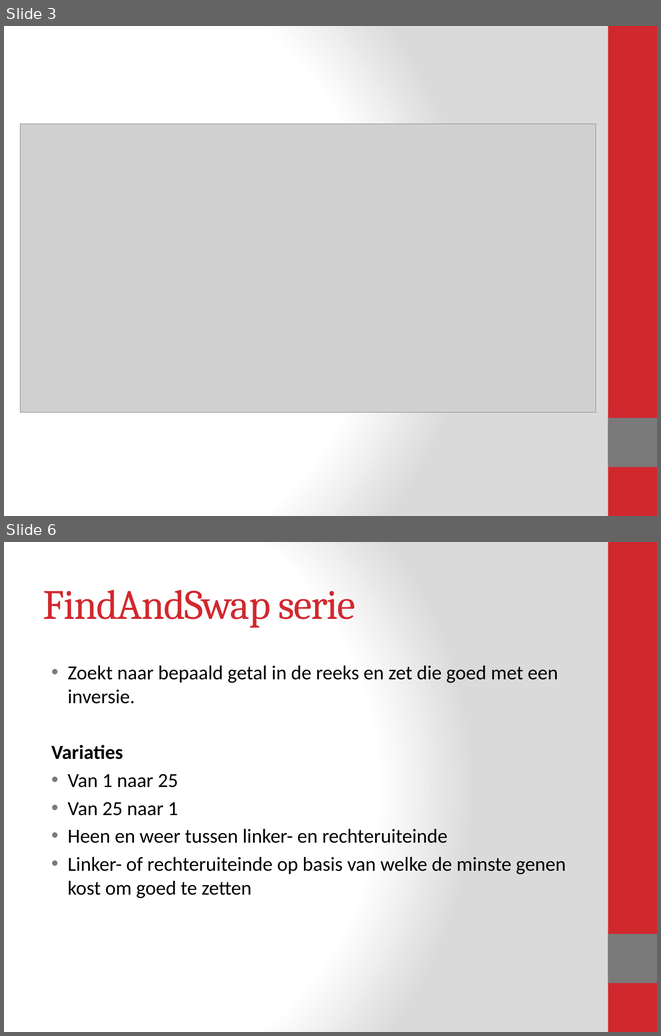
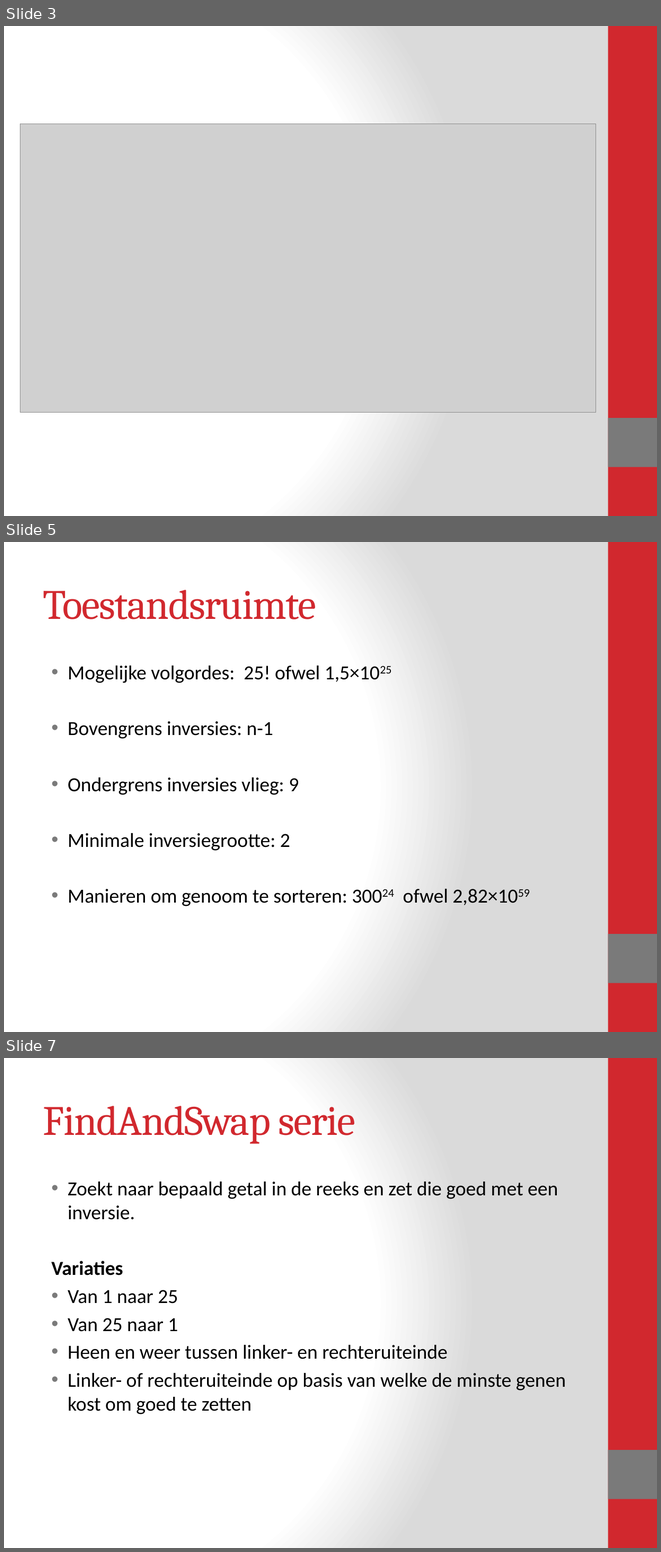
Before and after one commit to Blomr/Fruitvliegen, a slide deck: Fruitvliegen_Presentatie.pptx. Shown one above the other, each under a label of ours: slides 3 and 6 before the commit, slides 3, 5 and 7 after it; the slides between them are not shown. The pictures are 661x1036 and 661x1552 pixels, drawn with LibreOffice and Linux fonts; fonts in the diff are those of the drawing; grey boxes stand for pictures. Boxes give left, top, right and bottom in pixels: in the first picture for what was removed or moved away, otherwise in the second. Text is boxed around its words. In the diff, an @@ line names an element or a change of style, - is before the commit and + after.

```diff
--- a/Fruitvliegen_Presentatie.pptx
+++ b/Fruitvliegen_Presentatie.pptx
@@ slide 5 added at (4,542,657,1032), background gradient #FFFFFF to #DADADA; not listed: 2 template elements that a slide beside it also shows @@
@@ title added at (43,590,316,619), 46 pt, text #D1282E @@
+Toestandsruimte
@@ text added at (68,665,518,906), 22 pt, text #000000 @@
+• Mogelijke volgordes: 25! ofwel 1,5×1025
+• Bovengrens inversies: n-1
+• Ondergrens inversies vlieg: 9
+• Minimale inversiegrootte: 2
+• Manieren om genoom te sorteren: 30024 ofwel 2,82×1059
@@ what was slide 6 is now slide 7 @@
```
Also in this commit, not shown: 6 slides changed, 6 other slides added, 2 slides removed, 2 other files.
